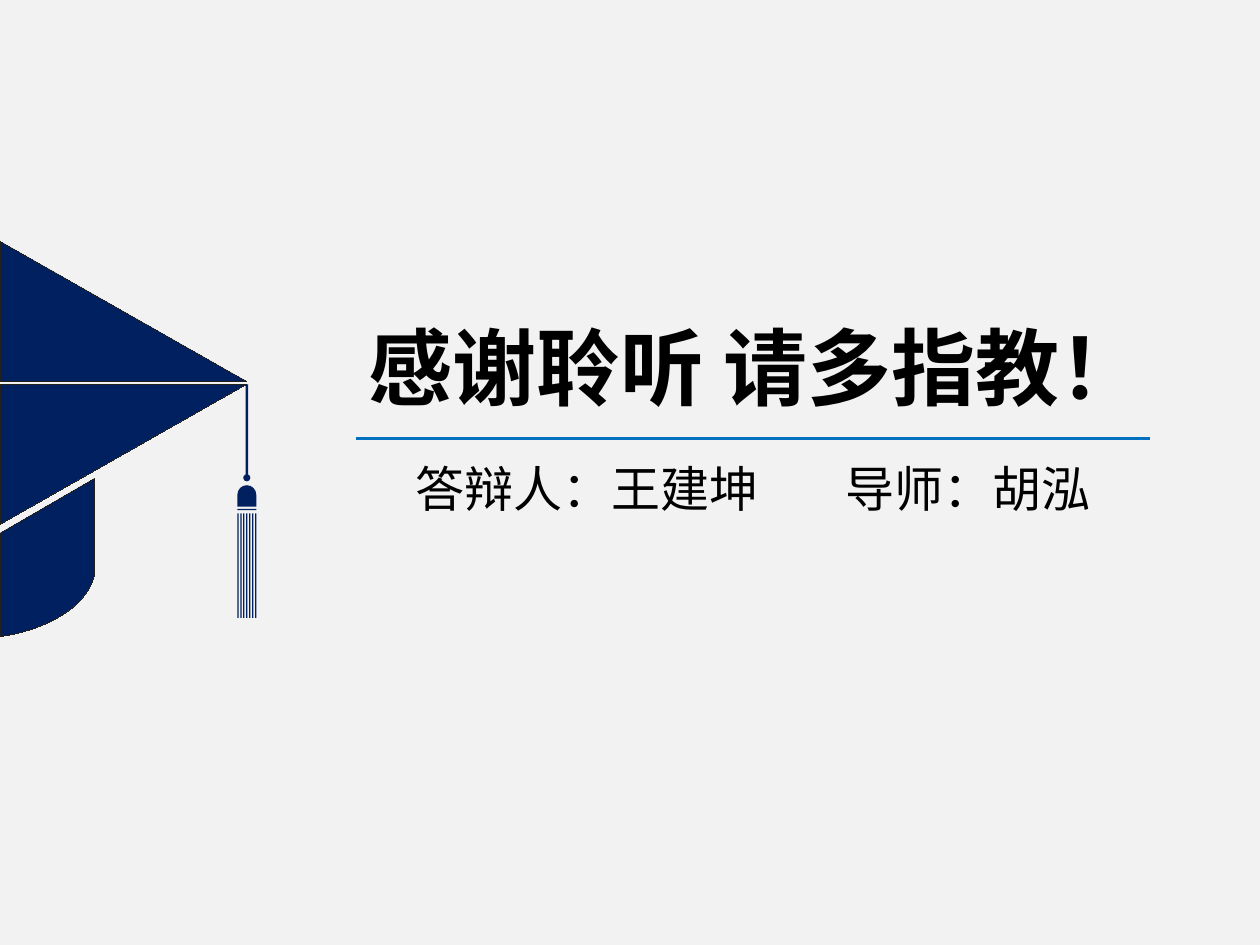
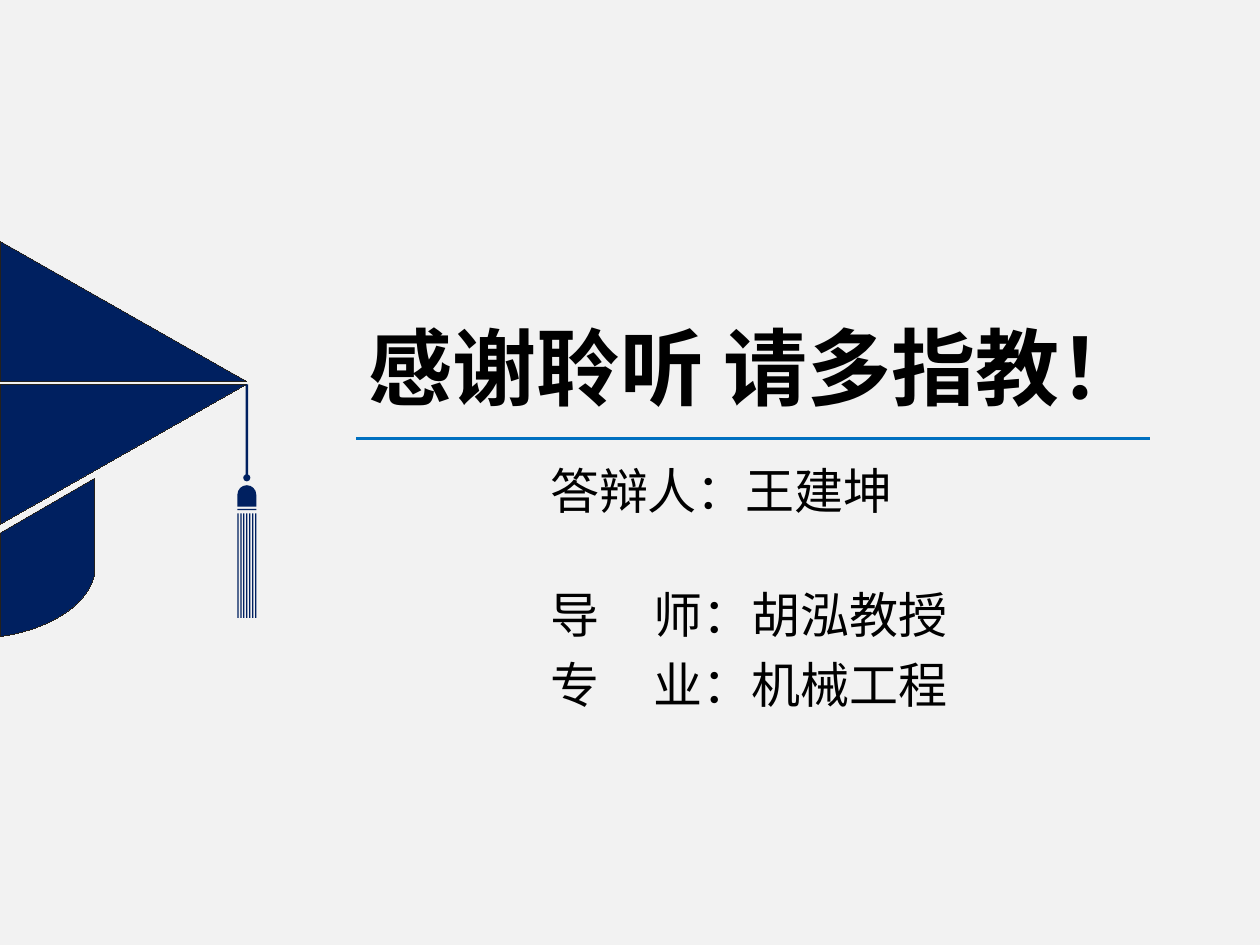
Before and after one commit to wang-jiankun/Graduate-File, a slide deck: slide 27 of 中期PPT-王建坤.pptx. Drawn at 1260x945 pixels with LibreOffice and Linux fonts; fonts in the diff are those of the drawing; background and template pictures are left out. Boxes give left, top, right and bottom in pixels: in the first picture for what was removed or moved away, otherwise in the second. Text is boxed around its words. In the diff, an @@ line names an element or a change of style, - is before the commit and + after.

```diff
--- a/中期PPT-王建坤.pptx
+++ b/中期PPT-王建坤.pptx
@@ text at <box>550,467,948,707</box>: text changed @@
-答辩人：王建坤 导师：胡泓
+答辩人：王建坤
+导 师：胡泓教授
+专 业：机械工程
```
Also in this commit, not shown: 16 other slides changed, 2 other files.
